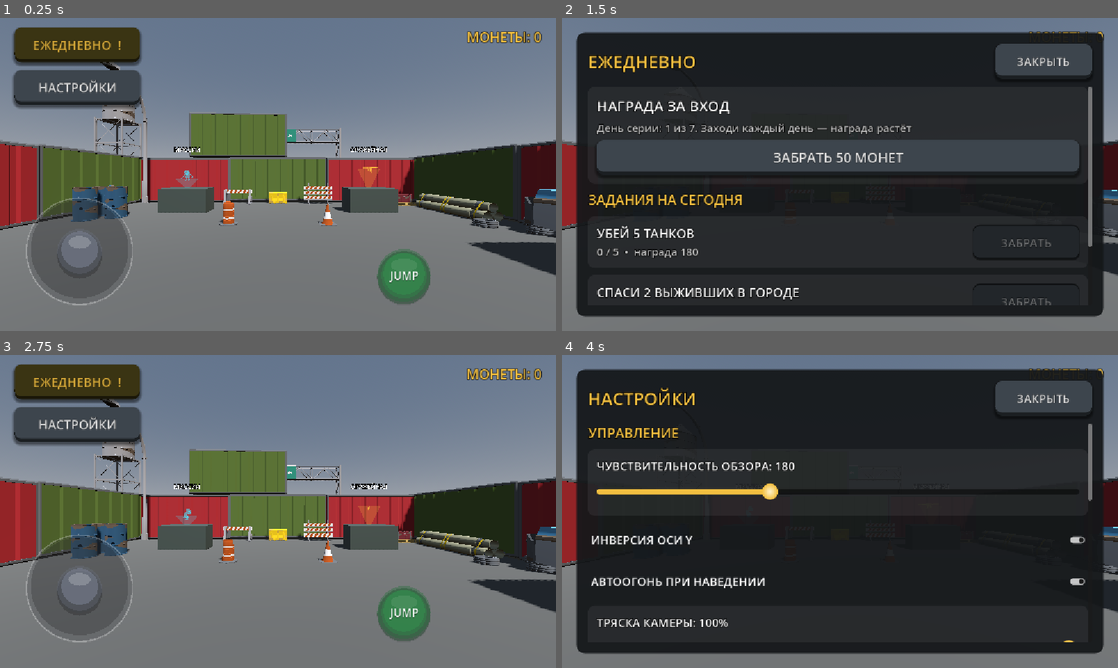
Above: before the commit, frames 1-4 (two rows, left to right).
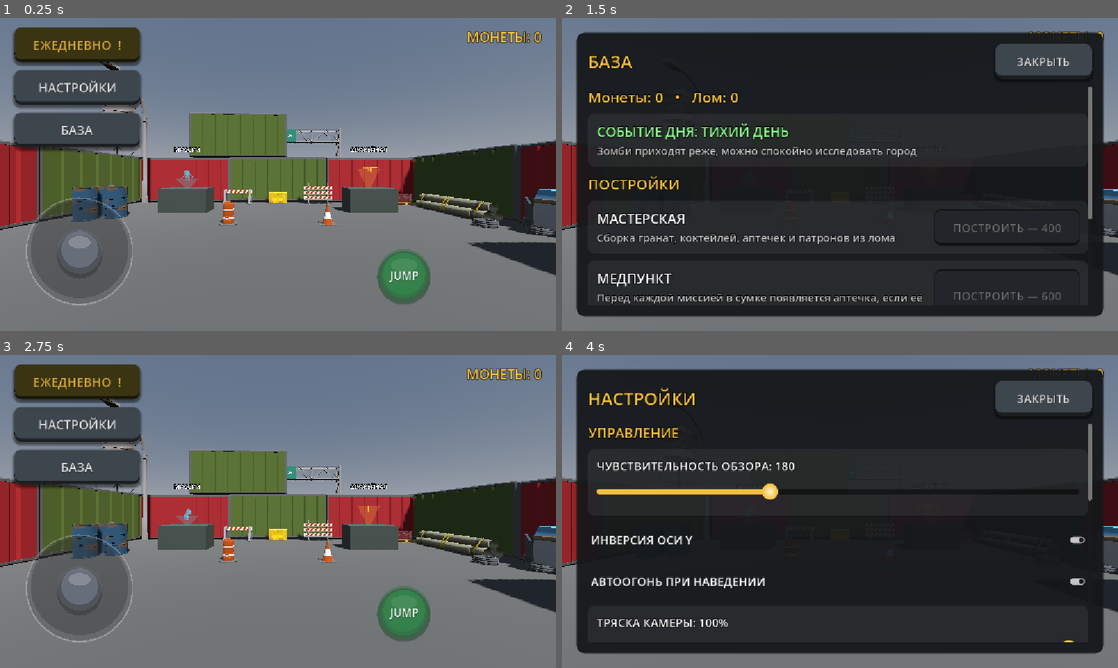
Above: after the commit, the same moments.

Repository: gsmboss/dead-zone
Game: Godot game, scene res://hub/hub.tscn
Two runs of this game, one before a commit and one after it. Both use one fixed random seed, a clock stepped at 60 frames per second and the inputs below. Sound files missing from this copy of the repository are replaced by a short silence.
Inputs (mouse positions are in pixels of both pictures, inside the frame that each line leads up to):
- Up to frame 1 (0.25 s): no input
- Up to frame 2 (1.5 s): click (639, 130) at 0.5 s, where only the run after the commit has a clickable "БАЗА"; click (639, 46) at 1.25 s, where only the run before the commit has a clickable "ЕЖЕДНЕВНО !"
- Up to frame 3 (2.75 s): click "ЗАКРЫТЬ" at 2 s
- Up to frame 4 (4 s): click "НАСТРОЙКИ" at 2.75 s; click "ИНВЕРСИЯ ОСИ Y" at 3.5 s

The runs differ from the first frame. In frame 1, 2.8% of the frame differs, in the area x 2-26%, y 30-43%; in frame 2, 15%, in the area x 0-100%, y 11-92%; in frame 3, 4.2%; in frame 4, less than 0.1%.

Commit message:
База в убежище: постройки, мастерская, гараж, события дня
- окно БАЗА: мастерская (сборка гранат, коктейлей, аптечек и патронов из лома),
  медпункт (аптечка перед миссией), склад патронов (+30% запаса), гараж (таран, двигатель)
- построенное появляется во дворе убежища у южной стены с табличкой
- событие дня (двойные монеты, орда, день мародёра, тихий день) меняет монеты, спавн и дропы

Co-Authored-By: Claude Opus 5.5 <noreply@anthropic.com>
Claude-Session: https://claude.ai/code/session_01G1gCmS2E8ZErZBTzgNYfo8

Diff:
--- a/autoload/game_state.gd
+++ b/autoload/game_state.gd
@@ -422,6 +422,15 @@
 	return quest_pool.daily_reward_base * get_next_streak()
 
 
+## Событие сегодняшнего дня (одинаковое весь день); null — событий нет
+func get_daily_event() -> DailyEventData:
+	if quest_pool.events.is_empty():
+		return null
+	var rng := RandomNumberGenerator.new()
+	rng.seed = get_today() * 7919 + 17
+	return quest_pool.events[rng.randi() % quest_pool.events.size()]
+
+
 ## Возвращает выданные монеты (0 — сегодня уже получено)
 func claim_daily() -> int:
 	if not can_claim_daily():
--- a/base/armory.tres
+++ b/base/armory.tres
@@ -11,3 +11,4 @@
 price = 800
 icon_color = Color(0.55, 0.6, 0.25, 1)
 hub_model = ExtResource("2_mdl01")
+hub_model_scale = 2.0
--- a/base/garage.tres
+++ b/base/garage.tres
@@ -11,3 +11,4 @@
 price = 700
 icon_color = Color(0.3, 0.5, 0.85, 1)
 hub_model = ExtResource("2_mdl01")
+hub_model_scale = 0.6
--- a/base/medbay.tres
+++ b/base/medbay.tres
@@ -11,3 +11,4 @@
 price = 600
 icon_color = Color(0.85, 0.2, 0.2, 1)
 hub_model = ExtResource("2_mdl01")
+hub_model_scale = 0.5
--- a/base/workshop.tres
+++ b/base/workshop.tres
@@ -11,3 +11,4 @@
 price = 400
 icon_color = Color(0.8, 0.55, 0.2, 1)
 hub_model = ExtResource("2_mdl01")
+hub_model_scale = 0.5
--- /dev/null
+++ b/hub/base_visuals.gd
@@ -0,0 +1,81 @@
+class_name BaseVisuals
+extends Node3D
+## Постройки базы во дворе убежища: дочерние Marker3D — места (по порядку
+## GameState.buildings). Построенное появляется с моделью и табличкой, без — пустое место.
+
+const LABEL_HEIGHT: float = 2.4
+
+var _spawned: Dictionary = {}  # id постройки -> Node3D
+
+
+func _ready() -> void:
+	GameState.progress_changed.connect(_refresh)
+	_refresh()
+
+
+func _refresh() -> void:
+	var slots: Array[Marker3D] = []
+	for child: Node in get_children():
+		if child is Marker3D:
+			slots.append(child as Marker3D)
+	for i in GameState.buildings.size():
+		var building: BuildingData = GameState.buildings[i]
+		if i >= slots.size():
+			push_warning("BaseVisuals: мест (Marker3D) меньше, чем построек")
+			return
+		var owned: bool = GameState.has_building(building.id)
+		if owned and not _spawned.has(building.id):
+			_spawned[building.id] = _spawn(building, slots[i])
+
+
+func _spawn(building: BuildingData, slot: Marker3D) -> Node3D:
+	var root := StaticBody3D.new()
+	root.name = building.id.capitalize()
+	root.collision_layer = PhysicsLayers.WORLD
+	slot.add_child(root)
+	if building.hub_model != null:
+		var model := building.hub_model.instantiate() as Node3D
+		if model != null:
+			model.scale = Vector3.ONE * building.hub_model_scale
+			root.add_child(model)
+			_add_collision(root, model)
+	var label := Label3D.new()
+	label.text = building.title
+	label.font_size = 48
+	label.outline_size = 12
+	label.pixel_size = 0.005
+	label.billboard = BaseMaterial3D.BILLBOARD_ENABLED
+	label.modulate = building.icon_color.lightened(0.3)
+	label.position.y = LABEL_HEIGHT
+	root.add_child(label)
+	# Появление: вырастает из земли
+	root.scale = Vector3(1.0, 0.05, 1.0)
+	create_tween().tween_property(root, "scale", Vector3.ONE, 0.6).set_trans(Tween.TRANS_BACK).set_ease(Tween.EASE_OUT)
+	return root
+
+
+func _add_collision(body: StaticBody3D, model: Node3D) -> void:
+	var bounds := AABB()
+	var has_bounds: bool = false
+	for node: Node in model.find_children("*", "MeshInstance3D", true, false):
+		var mesh_instance := node as MeshInstance3D
+		if mesh_instance == null or mesh_instance.mesh == null:
+			continue
+		var xform: Transform3D = Transform3D.IDENTITY
+		var current: Node = mesh_instance
+		while current != null and current != body:
+			var current_3d := current as Node3D
+			if current_3d != null:
+				xform = current_3d.transform * xform
+			current = current.get_parent()
+		var part: AABB = xform * mesh_instance.get_aabb()
+		bounds = bounds.merge(part) if has_bounds else part
+		has_bounds = true
+	if not has_bounds:
+		return
+	var box := BoxShape3D.new()
+	box.size = bounds.size
+	var shape := CollisionShape3D.new()
+	shape.shape = box
+	shape.position = bounds.get_center()
+	body.add_child(shape)
--- a/hub/hub.tscn
+++ b/hub/hub.tscn
@@ -19,9 +19,7 @@
 [ext_resource type="PackedScene" path="res://models/environment/Barrel.gltf" id="m_Barrel"]
 [ext_resource type="PackedScene" path="res://models/environment/Chest.gltf" id="m_Chest"]
 [ext_resource type="PackedScene" path="res://models/environment/Chest_Special.gltf" id="m_Chest_Special"]
-[ext_resource type="PackedScene" path="res://models/environment/CinderBlock.gltf" id="m_CinderBlock"]
 [ext_resource type="PackedScene" path="res://models/environment/Container_Green.gltf" id="m_Container_Green"]
-[ext_resource type="PackedScene" path="res://models/environment/Couch.gltf" id="m_Couch"]
 [ext_resource type="PackedScene" path="res://models/environment/FireHydrant.gltf" id="m_FireHydrant"]
 [ext_resource type="PackedScene" path="res://models/environment/Pallet.gltf" id="m_Pallet"]
 [ext_resource type="PackedScene" path="res://models/environment/Pipes.gltf" id="m_Pipes"]
@@ -32,8 +30,6 @@
 [ext_resource type="PackedScene" path="res://models/environment/TrafficBarrier_2.gltf" id="m_TrafficBarrier_2"]
 [ext_resource type="PackedScene" path="res://models/environment/TrafficCone_1.gltf" id="m_TrafficCone_1"]
 [ext_resource type="PackedScene" path="res://models/environment/TrafficCone_2.gltf" id="m_TrafficCone_2"]
-[ext_resource type="PackedScene" path="res://models/environment/TrashBag_1.gltf" id="m_TrashBag_1"]
-[ext_resource type="PackedScene" path="res://models/environment/TrashBag_2.gltf" id="m_TrashBag_2"]
 [ext_resource type="PackedScene" path="res://models/vehicles/Vehicle_Pickup_Armored.gltf" id="m_Vehicle_Pickup_Armored"]
 [ext_resource type="PackedScene" path="res://models/environment/WaterTower.gltf" id="m_WaterTower"]
 [ext_resource type="PackedScene" path="res://models/environment/Wheel.gltf" id="m_Wheel"]
@@ -45,6 +41,7 @@
 [ext_resource type="Script" path="res://hub/hologram.gd" id="40_holo1"]
 [ext_resource type="PackedScene" uid="uid://b50kq7pw2hf5q" path="res://models/zombies/Zombie_Basic.gltf" id="41_zmb01"]
 [ext_resource type="PackedScene" uid="uid://bsgnpeqcp580x" path="res://models/weapons/Rifle.gltf" id="42_rfl01"]
+[ext_resource type="Script" path="res://hub/base_visuals.gd" id="60_base1"]
 
 [sub_resource type="ProceduralSkyMaterial" id="ProceduralSkyMaterial_hub01"]
 sky_horizon_color = Color(0.66224277, 0.6717428, 0.6867428, 1)
@@ -279,36 +276,6 @@
 
 [node name="Model" parent="Props/StreetLight2" unique_id=1838698399 instance=ExtResource("m_StreetLights")]
 
-[node name="Couch" type="StaticBody3D" parent="Props" unique_id=2012077536]
-transform = Transform3D(-1, 0, 0, 0, 1, 0, 0, 0, -1, -2.5, 0, 7)
-script = ExtResource("30_prop1")
-
-[node name="Model" parent="Props/Couch" unique_id=1589147795 instance=ExtResource("m_Couch")]
-
-[node name="CinderBlock1" type="StaticBody3D" parent="Props" unique_id=1462476977]
-transform = Transform3D(0.965926, 0, 0.258819, 0, 1, 0, -0.258819, 0, 0.965926, -0.6, 0, 7.3)
-script = ExtResource("30_prop1")
-
-[node name="Model" parent="Props/CinderBlock1" unique_id=189937331 instance=ExtResource("m_CinderBlock")]
-
-[node name="CinderBlock2" type="StaticBody3D" parent="Props" unique_id=1378690149]
-transform = Transform3D(0.939693, 0, -0.34202, 0, 1, 0, 0.34202, 0, 0.939693, -0.5, 0.23, 7.3)
-script = ExtResource("30_prop1")
-
-[node name="Model" parent="Props/CinderBlock2" unique_id=950747065 instance=ExtResource("m_CinderBlock")]
-
-[node name="TrashBag1" type="StaticBody3D" parent="Props" unique_id=1072799061]
-transform = Transform3D(1, 0, 0, 0, 1, 0, 0, 0, 1, 4.4, 0, 7.3)
-script = ExtResource("30_prop1")
-
-[node name="Model" parent="Props/TrashBag1" unique_id=1504287947 instance=ExtResource("m_TrashBag_1")]
-
-[node name="TrashBag2" type="StaticBody3D" parent="Props" unique_id=1686809769]
-transform = Transform3D(0.866025, 0, 0.5, 0, 1, 0, -0.5, 0, 0.866025, 3.6, 0, 7.2)
-script = ExtResource("30_prop1")
-
-[node name="Model" parent="Props/TrashBag2" unique_id=1421910847 instance=ExtResource("m_TrashBag_2")]
-
 [node name="FireHydrant" type="StaticBody3D" parent="Props" unique_id=1496016796]
 transform = Transform3D(1, 0, 0, 0, 1, 0, 0, 0, 1, -7.3, 0, 6.8)
 script = ExtResource("30_prop1")
@@ -352,6 +319,21 @@
 
 [node name="TownSign" parent="Props/Outside" unique_id=1770975072 instance=ExtResource("m_TownSign")]
 transform = Transform3D(1, 0, 0, 0, 1, 0, 0, 0, 1, 5, 0, -13)
+
+[node name="BaseBuildings" type="Node3D" parent="." unique_id=1560241127]
+script = ExtResource("60_base1")
+
+[node name="Slot1" type="Marker3D" parent="BaseBuildings" unique_id=1183081030]
+transform = Transform3D(1, 0, 0, 0, 1, 0, -0, 0, 1, -5.5, 0, 6.4)
+
+[node name="Slot2" type="Marker3D" parent="BaseBuildings" unique_id=466655869]
+transform = Transform3D(1, 0, 0, 0, 1, 0, -0, 0, 1, -1.8, 0, 6.4)
+
+[node name="Slot3" type="Marker3D" parent="BaseBuildings" unique_id=748166977]
+transform = Transform3D(1, 0, 0, 0, 1, 0, -0, 0, 1, 1.9, 0, 6.4)
+
+[node name="Slot4" type="Marker3D" parent="BaseBuildings" unique_id=2138240631]
+transform = Transform3D(0, 0, 1, 0, 1, 0, -1, 0, 0, 5.3, 0, 6.8)
 
 [node name="Player" parent="." unique_id=1830088657 node_paths=PackedStringArray("touch_controls") instance=ExtResource("2_plr01")]
 transform = Transform3D(1, 0, 0, 0, 1, 0, 0, 0, 1, 0, 0.1, 4)
--- a/missions/mission_manager.gd
+++ b/missions/mission_manager.gd
@@ -69,6 +69,7 @@
 var _drops: Array[Pickup] = []
 var _waves_cleared: int = 0
 var _survivors_total: int = 0
+var _event: DailyEventData
 var _survivors_rescued: int = 0
 
 
@@ -96,6 +97,7 @@
 	_health_multiplier = difficulty
 	_damage_multiplier = 1.0 + (difficulty - 1.0) * DAMAGE_DIFFICULTY_SHARE
 	_reward_multiplier = GameState.get_reward_multiplier(mission.id)
+	_event = GameState.get_daily_event()
 	_start.call_deferred()
 
 
@@ -131,7 +133,11 @@
 
 	state = State.STARTING
 	_phase_timer = mission.start_delay
-	announcement.emit(mission.title if _level <= 1 else "%s • УРОВЕНЬ %d" % [mission.title, _level])
+	var title: String = mission.title if _level <= 1 else "%s • УРОВЕНЬ %d" % [mission.title, _level]
+	if _event != null and (not is_equal_approx(_event.coin_multiplier, 1.0)
+			or not is_equal_approx(_event.spawn_multiplier, 1.0) or not is_equal_approx(_event.drop_multiplier, 1.0)):
+		title += "\nСОБЫТИЕ ДНЯ: %s" % _event.title
+	announcement.emit(title)
 	_update_objective()
 
 
@@ -318,13 +324,28 @@
 
 # ---------- Дропы ----------
 
+## Множитель события дня: &"coins", &"spawn", &"drops"
+func _event_value(kind: StringName) -> float:
+	if _event == null:
+		return 1.0
+	match kind:
+		&"coins":
+			return maxf(_event.coin_multiplier, 0.0)
+		&"spawn":
+			return maxf(_event.spawn_multiplier, 0.1)
+		&"drops":
+			return maxf(_event.drop_multiplier, 0.0)
+	return 1.0
+
+
 func _try_drop(at: Vector3) -> void:
 	for i in range(_drops.size() - 1, -1, -1):
 		if not is_instance_valid(_drops[i]):
 			_drops.remove_at(i)
 	if _drops.size() >= MAX_DROPS_ALIVE:
 		return
-	if _rng.randf() < mission.scrap_drop_chance:
+	var drop_boost: float = _event_value(&"drops")
+	if _rng.randf() < mission.scrap_drop_chance * drop_boost:
 		var scrap := Pickup.new()
 		scrap.kind = Pickup.Kind.SCRAP
 		scrap.amount = 1.0
@@ -334,9 +355,9 @@
 		_drops.append(scrap)
 	var roll: float = _rng.randf()
 	var kind: Pickup.Kind
-	if roll < mission.health_drop_chance:
+	if roll < mission.health_drop_chance * drop_boost:
 		kind = Pickup.Kind.HEALTH
-	elif roll < mission.health_drop_chance + mission.ammo_drop_chance:
+	elif roll < (mission.health_drop_chance + mission.ammo_drop_chance) * drop_boost:
 		kind = Pickup.Kind.AMMO
 	else:
 		return
@@ -365,7 +386,7 @@
 	var t: float = clampf(elapsed / DIFFICULTY_RAMP_TIME, 0.0, 1.0)
 	# Ночью (город) зомби приходят чаще
 	return lerpf(mission.spawn_interval, mission.min_spawn_interval, t) \
-		/ (1.0 + DayNightCycle.night_amount * NIGHT_SPAWN_BOOST)
+		/ (1.0 + DayNightCycle.night_amount * NIGHT_SPAWN_BOOST) / _event_value(&"spawn")
 
 
 func _difficulty_level() -> int:
@@ -463,7 +484,7 @@
 	if state == State.WON or state == State.LOST:
 		return
 	state = State.LOST
-	var earned: int = score + _waves_cleared * mission.coins_per_wave
+	var earned: int = roundi((score + _waves_cleared * mission.coins_per_wave) * _event_value(&"coins"))
 	_record_endless()
 	GameState.add_coins(earned)
 	GameState.save_game()
@@ -540,8 +561,8 @@
 
 	# Монеты: очки за убитых всегда + награда за победу (растёт с уровнем миссии)
 	# + за пройденные волны бесконечного режима
-	var earned: int = score + (roundi(mission.reward_coins * _reward_multiplier) if won else 0) \
-		+ _waves_cleared * mission.coins_per_wave
+	var earned: int = roundi((score + (roundi(mission.reward_coins * _reward_multiplier) if won else 0)
+		+ _waves_cleared * mission.coins_per_wave) * _event_value(&"coins"))
 	_record_endless()
 	if won:
 		GameState.complete_mission(mission, score, stars)
--- /dev/null
+++ b/quests/daily_event_data.gd
@@ -0,0 +1,11 @@
+class_name DailyEventData
+extends Resource
+## Событие дня: меняет монеты, частоту зомби и дропы во всех миссиях этого дня.
+
+@export var id: String = ""
+@export var title: String = "ДВОЙНЫЕ МОНЕТЫ"
+@export var description: String = ""
+## Множители: монеты за миссию, частота появления зомби, шанс дропа
+@export var coin_multiplier: float = 1.0
+@export var spawn_multiplier: float = 1.0
+@export var drop_multiplier: float = 1.0
--- a/quests/quest_pool.gd
+++ b/quests/quest_pool.gd
@@ -3,6 +3,8 @@
 ## Пул ежедневных заданий; каждый день выбираются daily_count штук.
 
 @export var quests: Array[QuestData] = []
+## События дня (одно на день, выбирается по дате)
+@export var events: Array[DailyEventData] = []
 @export_range(1, 5) var daily_count: int = 3
 ## Награда за вход: reward_base × день серии (серия до max_streak дней)
 @export var daily_reward_base: int = 50
--- a/quests/quest_pool.tres
+++ b/quests/quest_pool.tres
@@ -2,6 +2,7 @@
 
 [ext_resource type="Script" path="res://quests/quest_pool.gd" id="1_qpl01"]
 [ext_resource type="Script" path="res://quests/quest_data.gd" id="2_qdt01"]
+[ext_resource type="Script" path="res://quests/daily_event_data.gd" id="3_evt01"]
 
 [sub_resource type="Resource" id="Quest_kill_40"]
 script = ExtResource("2_qdt01")
@@ -83,6 +84,43 @@
 target = 2
 reward_coins = 250
 
+[sub_resource type="Resource" id="Event_double"]
+script = ExtResource("3_evt01")
+id = "double"
+title = "ДВОЙНЫЕ МОНЕТЫ"
+description = "Все монеты за миссии ×2"
+coin_multiplier = 2.0
+spawn_multiplier = 1.0
+drop_multiplier = 1.0
+
+[sub_resource type="Resource" id="Event_horde"]
+script = ExtResource("3_evt01")
+id = "horde"
+title = "ОРДА"
+description = "Зомби приходят в 1.5 раза чаще, монеты ×1.5"
+coin_multiplier = 1.5
+spawn_multiplier = 1.5
+drop_multiplier = 1.0
+
+[sub_resource type="Resource" id="Event_scavenger"]
+script = ExtResource("3_evt01")
+id = "scavenger"
+title = "ДЕНЬ МАРОДЁРА"
+description = "Лом, патроны и аптечки выпадают в 2 раза чаще"
+coin_multiplier = 1.0
+spawn_multiplier = 1.0
+drop_multiplier = 2.0
+
+[sub_resource type="Resource" id="Event_quiet"]
+script = ExtResource("3_evt01")
+id = "quiet"
+title = "ТИХИЙ ДЕНЬ"
+description = "Зомби приходят реже, можно спокойно исследовать город"
+coin_multiplier = 1.0
+spawn_multiplier = 0.75
+drop_multiplier = 1.0
+
 [resource]
 script = ExtResource("1_qpl01")
 quests = Array[ExtResource("2_qdt01")]([SubResource("Quest_kill_40"), SubResource("Quest_kill_100"), SubResource("Quest …(217 unchanged characters)…
+events = Array[ExtResource("3_evt01")]([SubResource("Event_double"), SubResource("Event_horde"), SubResource("Event_scavenger"), SubResource("Event_quiet")])
--- /dev/null
+++ b/ui/hub/base_panel.gd
@@ -0,0 +1,103 @@
+class_name BasePanel
+extends HubWindow
+## База: событие дня, постройки (мастерская, медпункт, склад, гараж),
+## сборка предметов из лома в мастерской, улучшения машин в гараже.
+
+const CAR_UPGRADE_NAMES: Dictionary = {
+	"ram": "ТАРАН (урон сбивания +25%)",
+	"engine": "ДВИГАТЕЛЬ (скорость +8%)",
+}
+
+
+func _ready() -> void:
+	window_title = "БАЗА"
+	GameState.coins_changed.connect(_on_changed)
+	GameState.progress_changed.connect(refresh)
+	GameState.inventory_changed.connect(refresh)
+	super._ready()
+
+
+func _build_content() -> void:
+	var coins := UIKit.label("Монеты: %d   •   Лом: %d" % [GameState.coins, GameState.get_item_count(GameState.SCRAP_ID)], 30, content)
+	coins.modulate = UIKit.ACCENT
+	var event: DailyEventData = GameState.get_daily_event()
+	if event != null:
+		var card := UIKit.card()
+		content.add_child(card)
+		var box := VBoxContainer.new()
+		card.add_child(box)
+		UIKit.label("СОБЫТИЕ ДНЯ: %s" % event.title, 28, box).modulate = UIKit.GOOD
+		UIKit.label(event.description, 22, box).modulate = UIKit.DIM
+
+	UIKit.label("ПОСТРОЙКИ", 30, content).modulate = UIKit.ACCENT
+	for building: BuildingData in GameState.buildings:
+		content.add_child(_make_building_card(building))
+
+	if GameState.has_building("workshop"):
+		UIKit.label("МАСТЕРСКАЯ: СБОРКА ИЗ ЛОМА", 30, content).modulate = UIKit.ACCENT
+		for item: ItemData in GameState.items:
+			if item.craft_cost > 0:
+				content.add_child(_make_craft_row(item))
+
+	if GameState.has_building("garage"):
+		UIKit.label("ГАРАЖ: УЛУЧШЕНИЯ МАШИН", 30, content).modulate = UIKit.ACCENT
+		for stat: String in GameState.CAR_UPGRADES:
+			content.add_child(_make_car_row(stat))
+
+
+func _make_building_card(building: BuildingData) -> Control:
+	var card := UIKit.card()
+	var row := HBoxContainer.new()
+	row.add_theme_constant_override(&"separation", 18)
+	card.add_child(row)
+	var texts := VBoxContainer.new()
+	texts.size_flags_horizontal = SIZE_EXPAND_FILL
+	row.add_child(texts)
+	var owned: bool = GameState.has_building(building.id)
+	var title := UIKit.label(building.title, 28, texts)
+	title.modulate = UIKit.GOOD if owned else Color.WHITE
+	UIKit.label(building.description, 22, texts).modulate = UIKit.DIM
+	var button := UIKit.button("ПОСТРОЕНО" if owned else "ПОСТРОИТЬ — %d" % building.price, 24, 300.0)
+	button.disabled = owned or GameState.coins < building.price
+	button.pressed.connect(func() -> void: _play(GameState.buy_building(building.id)))
+	row.add_child(button)
+	return card
+
+
+func _make_craft_row(item: ItemData) -> Control:
+	var row := HBoxContainer.new()
+	row.add_theme_constant_override(&"separation", 16)
+	row.add_child(ItemIcon.create(item, 56.0))
+	var count: int = GameState.get_item_count(item.id)
+	var label := UIKit.label("%s  (в сумке %d / %d)" % [item.title, count, item.max_stack], 24, row)
+	label.size_flags_horizontal = SIZE_EXPAND_FILL
+	var button := UIKit.button("СОБРАТЬ — %d ЛОМА" % item.craft_cost, 22, 300.0)
+	button.disabled = GameState.get_item_count(GameState.SCRAP_ID) < item.craft_cost or count >= item.max_stack
+	button.pressed.connect(func() -> void: _play(GameState.craft_item(item.id)))
+	row.add_child(button)
+	return row
+
+
+func _make_car_row(stat: String) -> Control:
+	var row := HBoxContainer.new()
+	row.add_theme_constant_override(&"separation", 16)
+	var level: int = GameState.get_car_upgrade_level(stat)
+	var label := UIKit.label("%s: %d / %d" % [CAR_UPGRADE_NAMES.get(stat, stat), level, GameState.CAR_UPGRADE_MAX], 24, row)
+	label.size_flags_horizontal = SIZE_EXPAND_FILL
+	var cost: int = GameState.get_car_upgrade_cost(stat)
+	var button := UIKit.button("МАКС" if cost < 0 else "+  %d" % cost, 24, 200.0)
+	button.disabled = cost < 0 or GameState.coins < cost
+	button.pressed.connect(func() -> void: _play(GameState.upgrade_car(stat)))
+	row.add_child(button)
+	return row
+
+
+func _play(success: bool) -> void:
+	if success:
+		Sfx.play_2d(Sfx.sounds.purchase, -4.0, 1.0, 0.0)
+	else:
+		Sfx.error()
+
+
+func _on_changed(_value: int) -> void:
+	refresh()
--- a/ui/hub/daily_panel.gd
+++ b/ui/hub/daily_panel.gd
@@ -10,6 +10,10 @@
 
 
 func _build_content() -> void:
+	var event: DailyEventData = GameState.get_daily_event()
+	if event != null:
+		var banner := UIKit.label("СОБЫТИЕ ДНЯ: %s — %s" % [event.title, event.description], 24, content)
+		banner.modulate = UIKit.GOOD
 	content.add_child(_make_daily_card())
 	UIKit.label("ЗАДАНИЯ НА СЕГОДНЯ", 28, content).modulate = UIKit.ACCENT
 	var quests: Array[Dictionary] = GameState.get_quests()
--- a/ui/hub/hub_hud.gd
+++ b/ui/hub/hub_hud.gd
@@ -8,6 +8,7 @@
 var _coins_label: Label
 var _daily_button: Button
 var _settings_button: Button
+var _base_button: Button
 var _interact_button: Button
 var _current: Interactable
 var _window: HubWindow
@@ -53,6 +54,15 @@
 	_settings_button.offset_top = 36.0 + UIKit.BUTTON_HEIGHT
 	_settings_button.offset_right = 290.0
 	_settings_button.offset_bottom = 36.0 + UIKit.BUTTON_HEIGHT * 2.0
+
+	_base_button = UIKit.button("БАЗА", 26, 260.0)
+	_base_button.pressed.connect(func() -> void: _open_window(BasePanel.new()))
+	add_child(_base_button)
+	_base_button.set_anchors_and_offsets_preset(PRESET_TOP_LEFT)
+	_base_button.offset_left = 30.0
+	_base_button.offset_top = 52.0 + UIKit.BUTTON_HEIGHT * 2.0
+	_base_button.offset_right = 290.0
+	_base_button.offset_bottom = 52.0 + UIKit.BUTTON_HEIGHT * 3.0
 
 	_interact_button = UIKit.button("", 30, 380.0)
 	_interact_button.visible = false
@@ -130,6 +140,7 @@
 	_interact_button.visible = false
 	_daily_button.visible = false
 	_settings_button.visible = false
+	_base_button.visible = false
 	_set_player_controls(false)
 
 
@@ -138,6 +149,7 @@
 	_interact_button.visible = _current != null
 	_daily_button.visible = true
 	_settings_button.visible = true
+	_base_button.visible = true
 	_set_player_controls(true)
 
 
